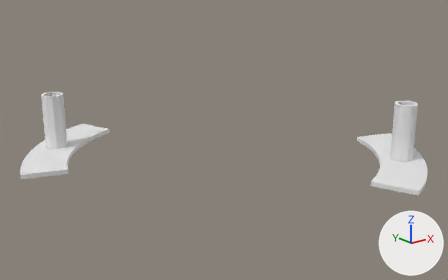
The OBJ model PARTS/topHW.obj: old version first, new version second.
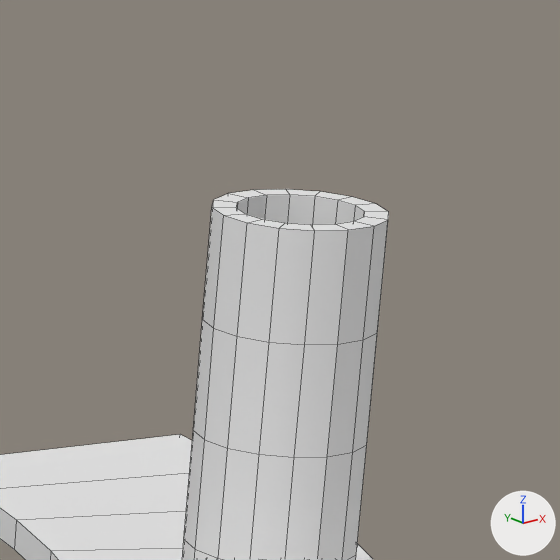
The first picture shows the older version from a camera (50 mm lens) standing at (-16.54, -20.3, 6.25) and looking at (-0.44, -0.18, -1.8). The close-ups show both versions on the part from 82% to 98% of the width and 27% to 53% of the height of that picture; other places that the commit changed are outside them. The axes (+X, +Y, +Z) are drawn at lower right. The lights are the same throughout. The close-ups show mesh edges as thin lines. Where no turn or scale is listed for an object, it has been applied to the vertices.

The first close-up shows 'Tube', 'Tube.1'.
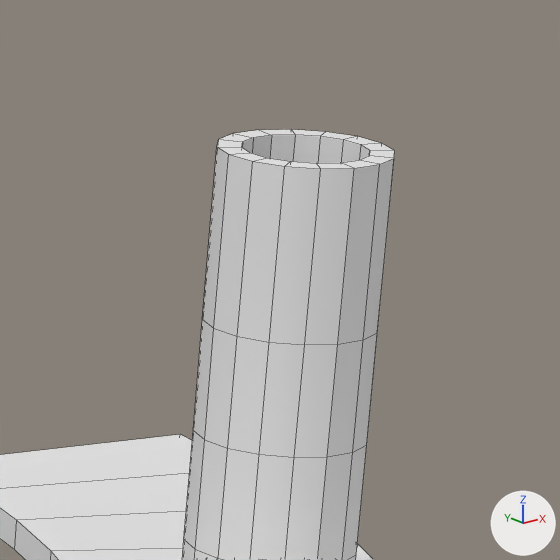
The newer file is also turned or shifted as a whole; pictures and numbers use the older file's frame.

Edits to the bpy script that builds the scene:
```text
Change me_tube_1:
    where me_tube_1.from_pydata(...)  # 160 vertices, 160 faces; spans x 4.6..5.55, y -5.88..-4.93, z -2.57..-0.01
    used by ob_tube_1; location = (0.0, 0.0, 0.0)
    me_tube_1 part 1: all 32 vertices in x 4.6..5.55, y -5.88..-4.93, z -0.01 are moved by (0.0, 0.0, 0.34)
```

Where the change shows, as pixel boxes [x1, y1, x2, y2] in the close-ups (560 x 560 px; the box of a moved part takes in the faces that stretch with it):
'Tube.1', reshaped: before [182, 189, 389, 560]; after [182, 129, 395, 560]
part 1 of me_tube_1, moved or reshaped: before [202, 189, 389, 345]; after [202, 129, 395, 345]
